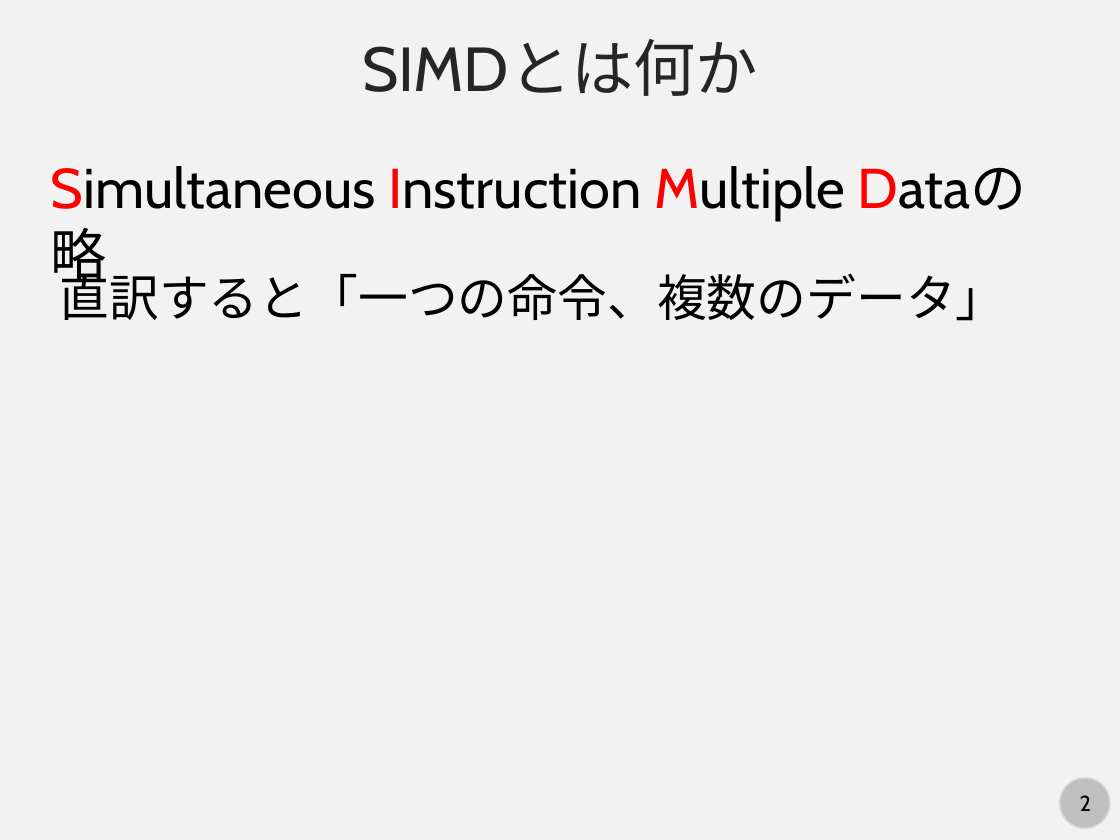
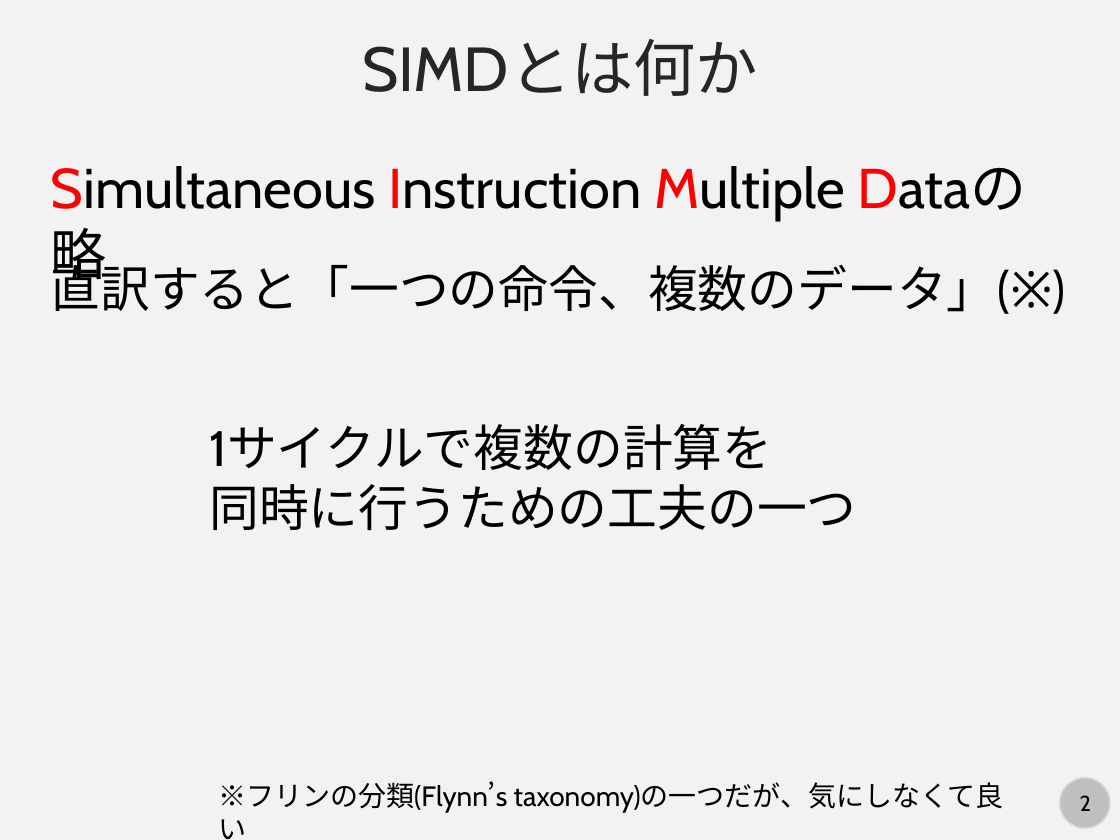
Before and after one commit to kaityo256/lab_startup, a slide deck: slide 2 of simd/fig/what_is_simd.pptx. Drawn at 1120x840 pixels with LibreOffice and Linux fonts; fonts in the diff are those of the drawing. Boxes give left, top, right and bottom in pixels: in the first picture for what was removed or moved away, otherwise in the second. Text is boxed around its words. In the diff, an @@ line names an element or a change of style, - is before the commit and + after.

Commit message:
updates slides

```diff
--- a/simd/fig/what_is_simd.pptx
+++ b/simd/fig/what_is_simd.pptx
@@ text at <box>51,257,1011,314</box>: text changed @@
-直訳すると「一つの命令、複数のデータ」
+直訳すると「一つの命令、複数のデータ」(※)
@@ text added at <box>209,424,856,530</box>, 32 pt, text #000000 @@
+1サイクルで複数の計算を
+同時に行うための工夫の一つ
@@ text added at <box>218,781,1004,813</box>, 18 pt, text #000000 @@
+※フリンの分類(Flynn’s taxonomy)の一つだが、気にしなくて良い
```
Also in this commit, not shown: 7 slides added.
